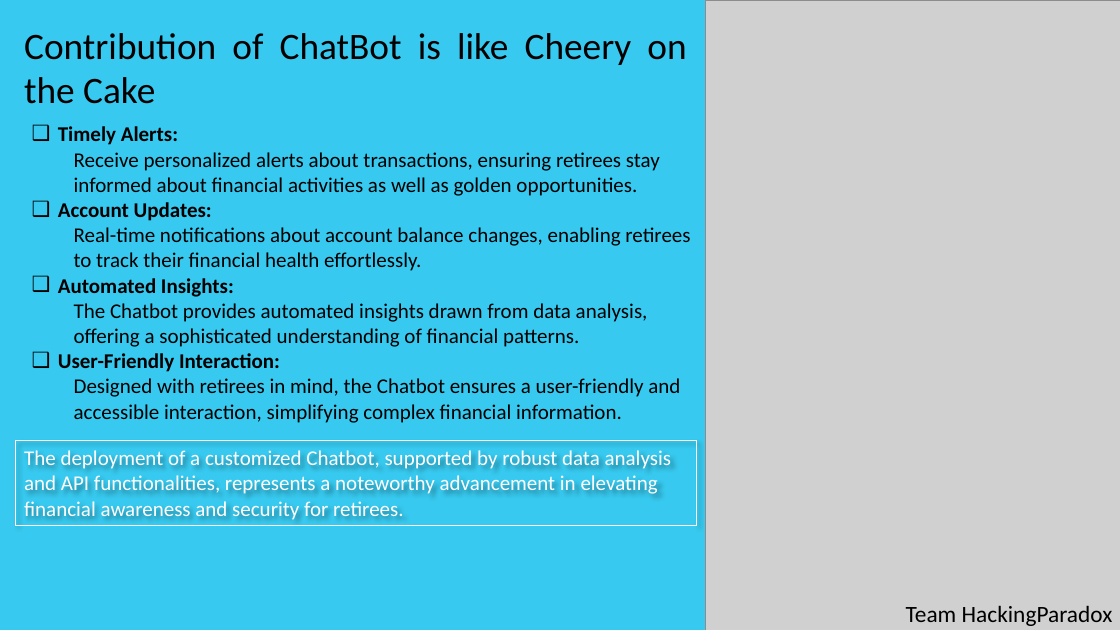
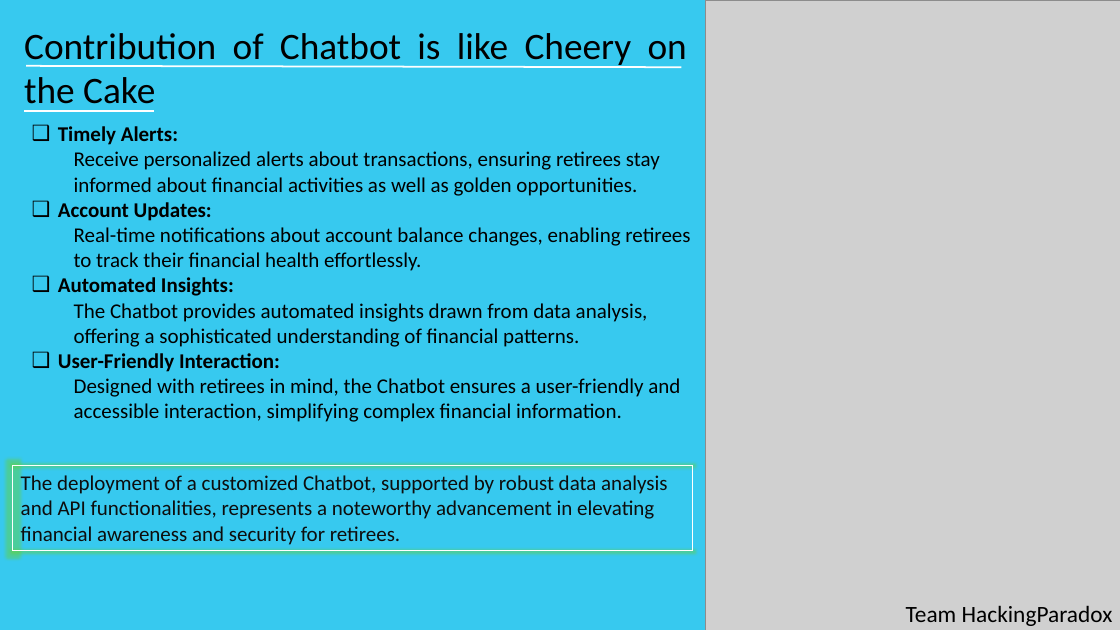
Before and after one commit to satyacodermk/T3_AI_Hackathon_Team_HackingParadox, a slide deck: slide 8 of Prototype.pptx (slide 9 before the commit). Drawn at 1120x630 pixels with LibreOffice and Linux fonts; fonts in the diff are those of the drawing; grey boxes stand for pictures. Boxes give left, top, right and bottom in pixels: in the first picture for what was removed or moved away, otherwise in the second. Text is boxed around its words. In the diff, an @@ line names an element or a change of style, - is before the commit and + after.

```diff
--- a/Prototype.pptx
+++ b/Prototype.pptx
@@ text at [24,33,687,112]: text changed @@
-Contribution of ChatBot is like Cheery on the Cake
+Contribution of Chatbot is like Cheery on the Cake
@@ line added from (26, 66) to (681, 67), #FFFFFF 1.5 pt @@
@@ line added from (24, 111) to (154, 111), #FFFFFF 1.5 pt @@
@@ rectangle "The deployment of a customized ...": place and size @@
-rectangle "The deployment of a customized ..." at [16,440,697,525]
+rectangle "The deployment of a customized ..." at [13,465,693,550]
@@ rectangle "The deployment of a customized ..." at [13,465,693,550]: text colour #FFFFFF to #0D0D0D; shadow off @@
```
Also in this commit, not shown: 6 other slides changed, 3 slides added, 5 slides removed, 8 other files.
